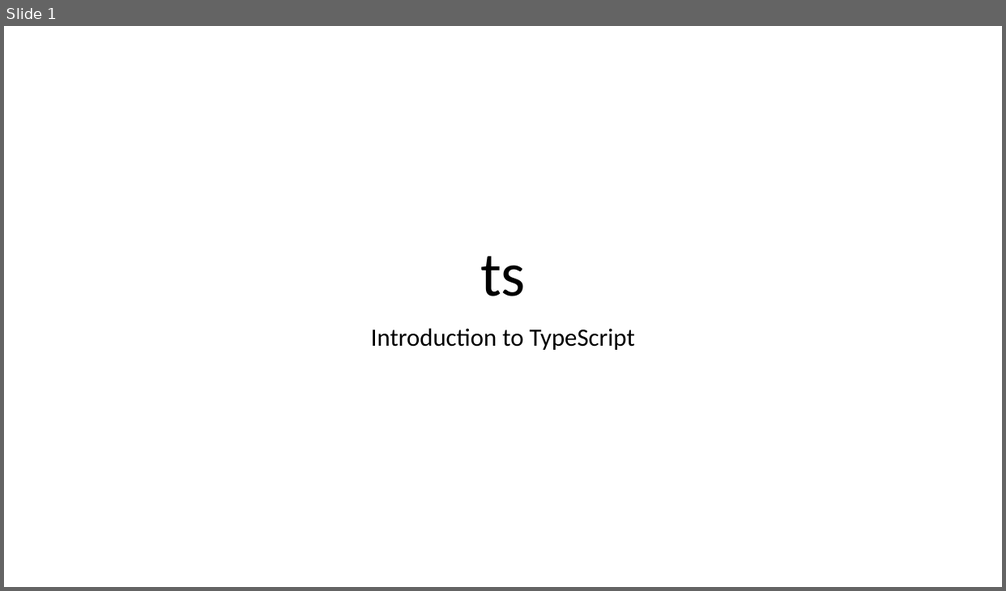
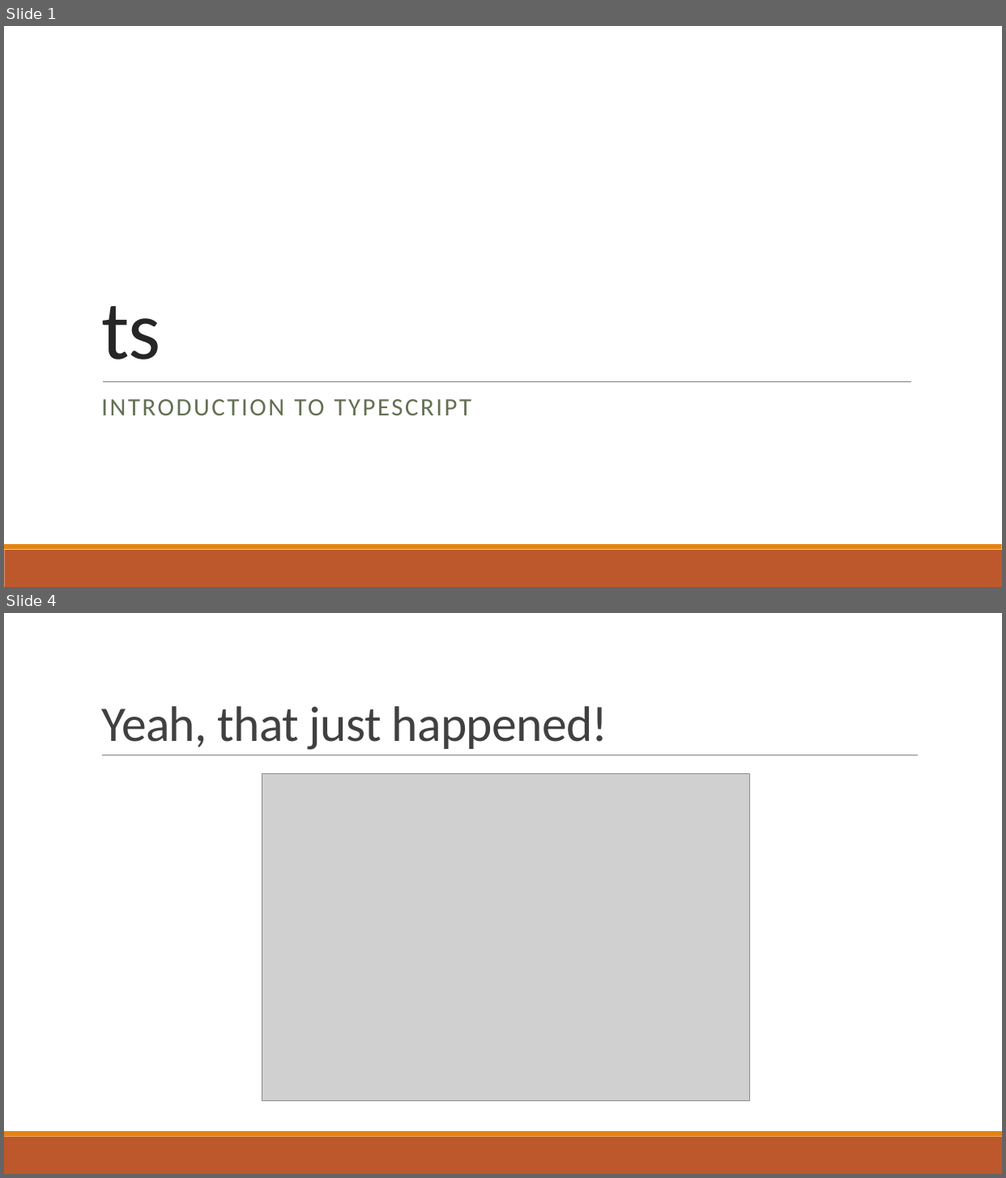
Before and after one commit to JeremyLikness/typescript-cca, a slide deck: ts.pptx. Shown one above the other, each under a label of ours: slide 1 before the commit, slides 1 and 4 after it; the slides between them are not shown. The pictures are 1006x591 and 1006x1178 pixels, drawn with LibreOffice and Linux fonts; fonts in the diff are those of the drawing; grey boxes stand for pictures. Boxes give left, top, right and bottom in pixels: in the first picture for what was removed or moved away, otherwise in the second. Text is boxed around its words. In the diff, an @@ line names an element or a change of style, - is before the commit and + after.

```diff
--- a/ts.pptx
+++ b/ts.pptx
@@ slide 4 added at (4,613,1002,1174), background #FFFFFF; not listed: 2 template elements that a slide beside it also shows @@
@@ title added at (101,706,608,750), 48 pt, text #404040 @@
+Yeah, that just happened!
@@ line added from (102, 756) to (918, 756), #808080 0.5 pt @@
@@ picture added at (262,774,750,1102) @@
@@ slide 1 changed as well @@
@@ title "ts": place and size @@
-title "ts" at (480,256,526,297)
+title "ts" at (101,306,161,360)
@@ title "ts" at (101,306,161,360): size 60 to 80 pt, text colour #000000 to #262626, letter spacing 0 to -0.5 pt; alignment centre to left; line spacing 0.9 to 0.85 @@
@@ line added from (103, 382) to (911, 382), #808080 0.5 pt @@
@@ subtitle at (101,399,471,416): text changed; text colour #000000 to #637052 @@
-Introduction to TypeScript
+INTRODUCTION TO TYPESCRIPT
@@ rectangle added at (4,550,1002,587), fill #BD582C @@
@@ rectangle added at (4,544,1002,550), fill #E48312 @@
```
Also in this commit, not shown: 6 other slides changed, 2 other slides added, 3 slides removed, 1 other file.
